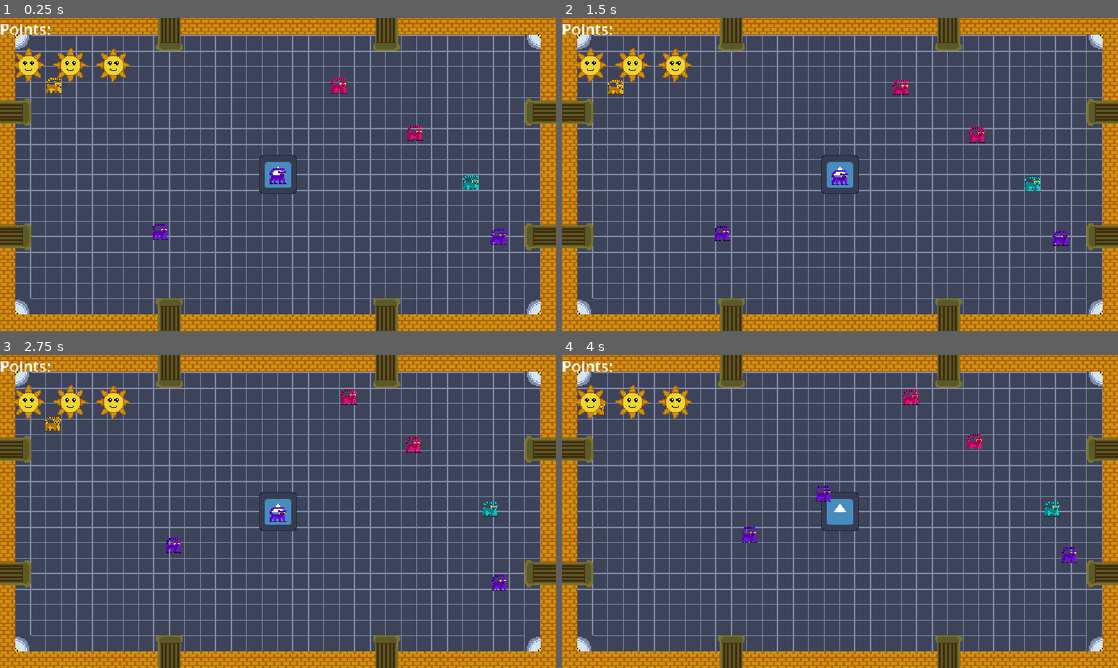
Above: before the commit, frames 1-4 (two rows, left to right).
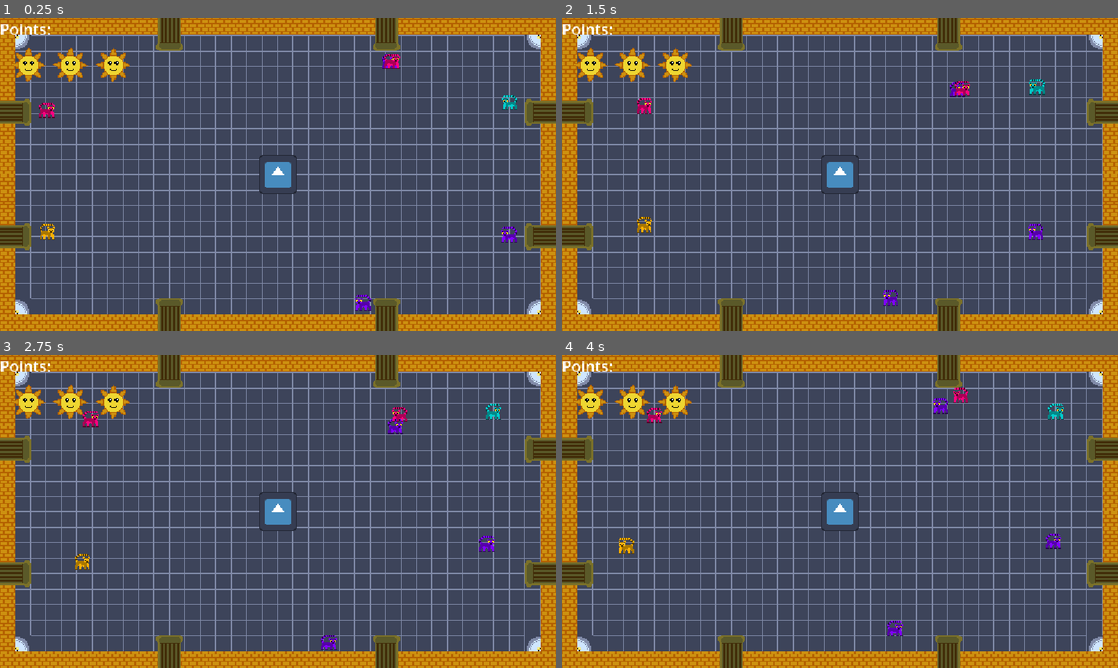
Above: after the commit, the same moments.

Repository: GarterSnake502/InnocentLemurs
Game: Godot game, scene res://Scenes/Factory.tscn
Two runs of this game, one before a commit and one after it. Both use one fixed random seed, a clock stepped at 60 frames per second and the inputs below. This scene is started directly instead of the project's main scene. The engine's default icon, where the game draws it, is replaced by a stand-in: a white triangle on a blue panel in a dark square.
Inputs (mouse positions are in pixels of both pictures, inside the frame that each line leads up to):
- Up to frame 1 (0.25 s): no input
- Up to frame 2 (1.5 s): tap Enter (ui_accept) at 0.5, 0.77, 1.25 s; move the mouse to (962, 158) at 0.52 s; click (962, 158) at 0.67 s; move the mouse to (728, 190) at 1.27 s; click (728, 190) at 1.42 s
- Up to frame 3 (2.75 s): tap Enter (ui_accept) at 1.52 s; move the mouse to (333, 442) at 2.02 s; click (333, 442) at 2.17 s
- Up to frame 4 (4 s): move the mouse to (812, 574) at 2.77 s; click (812, 574) at 2.92 s; tap Enter (ui_accept) at 3.02, 3.77 s; move the mouse to (1006, 558) at 3.52 s; click (1006, 558) at 3.67 s

The runs differ from the first frame. In frame 1, 1.2% of the frame differs, in the area x 7-93%, y 11-94%; in frame 2, 1.3%; in frame 3, 1.3%, in the area x 8-92%, y 11-95%; in frame 4, 1.2%.

Commit message:
Pipe spawning

Diff:
--- a/Scenes/Lemur.tscn
+++ b/Scenes/Lemur.tscn
@@ -70,6 +70,7 @@
 
 [node name="Lemur" type="CharacterBody2D" unique_id=361857280 groups=["lemurs"]]
 collision_layer = 2
+collision_mask = 5
 script = ExtResource("1_g0r4j")
 
 [node name="Jump Timer" type="Timer" parent="." unique_id=656368909]
--- a/Scripts/lemur.gd
+++ b/Scripts/lemur.gd
@@ -5,6 +5,7 @@
 const START_JUMP_VEL = -3
 
 const COLORS = [Color(1, 0, 0.5), Color(0, 0.8, 0.8), Color(1, 0.7, 0), Color(0.5, 0, 1)]
+const PIPE_POSITIONS = [Vector3(-112, -137, PI / 2), Vector3(112, -137, PI / 2), Vector3(-112, 137, -PI / 2), Vector3(112, 137, PI), Vector3(264, -64, PI), Vector3(264, 64, PI), Vector3(-264, -64, 0), Vector3(-264, 64, 0)]
 
 var jump_dir = Vector2(0, 0)
 var vert_vel = 0
@@ -16,6 +17,7 @@
 	$"Jump Timer".start()
 	color = COLORS[randi_range(0, 3)]
 	$Lemur.self_modulate = color
+	hop_in(randi_range(0, 7))
 
 func _physics_process(delta: float) -> void:
 	if vert_vel < -START_JUMP_VEL:
@@ -31,7 +33,17 @@
 func jump_random_angle():
 	start_jump(randf_range(0, 2 * PI))
 
+func hop_in(pipe_index):
+	position = Vector2(PIPE_POSITIONS[pipe_index].x, PIPE_POSITIONS[pipe_index].y)
+	start_jump(PIPE_POSITIONS[pipe_index].z + randf_range(-0.3, 0.3), 100)
+
 func start_jump(angle, jump_speed = JUMP_SPEED):
 	jump_dir = Vector2.from_angle(angle)
+	if jump_dir.x < 0:
+		$Lemur.flip_h = true
+		$Eyes.flip_h = true
+	else:
+		$Lemur.flip_h = false
+		$Eyes.flip_h = false
 	vert_vel = START_JUMP_VEL
 	velocity = jump_dir * jump_speed
Not shown, added: Assets/UI/sun-dead.png.import
Not shown, added: Assets/UI/sun-happy.png.import
Not shown, added: Assets/UI/sun-nervous-1.png.import
Not shown, added: Assets/UI/sun-nervous-2.png.import
Not shown, added: Assets/heartbeat.mp3.import
Not shown, added: Assets/intro.gdshader.uid
Not shown, added: Assets/life-presever.png.import
Not shown, added: Assets/rock_music.wav.import
Not shown, added: Scripts/intro.gd.uid
